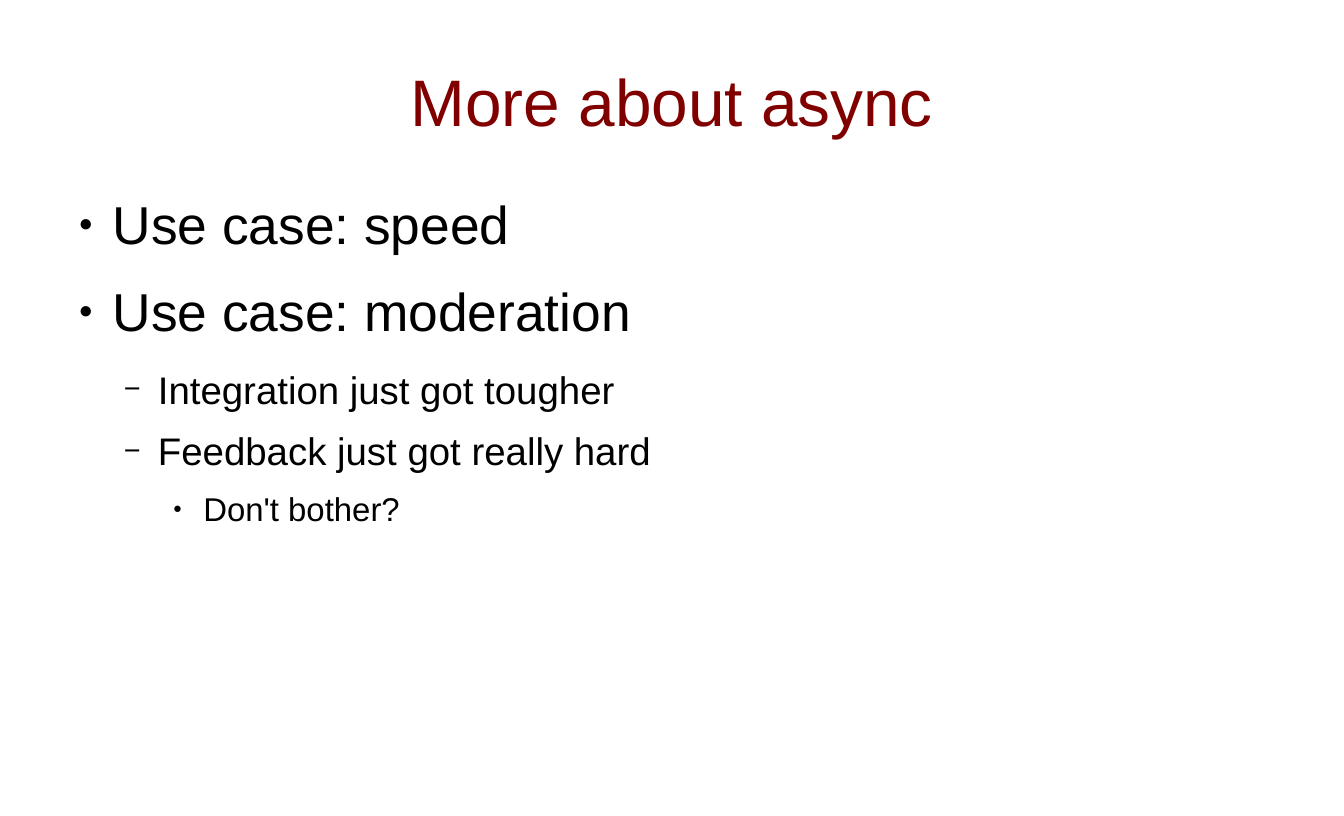
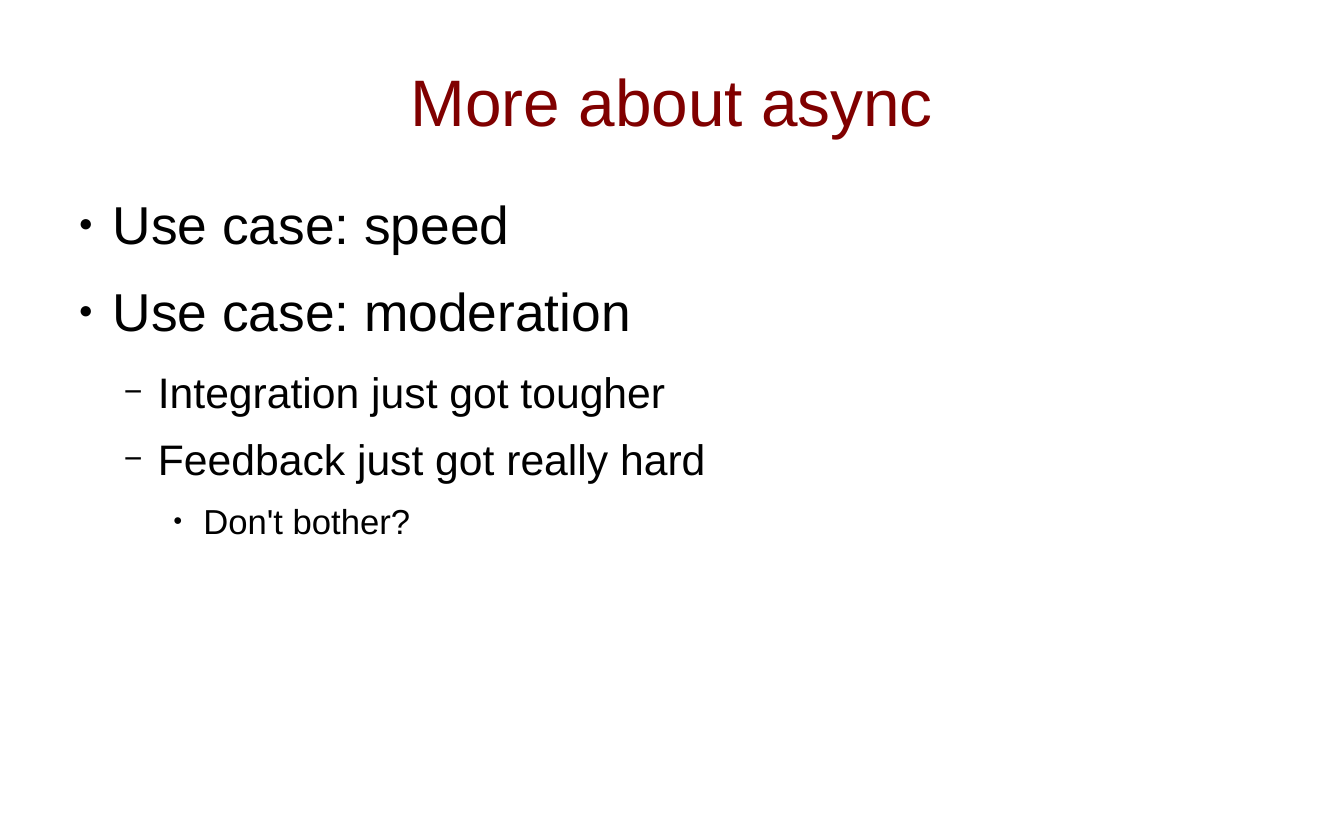
Before and after one commit to slinkp/pygotham_hamage_demo, a slide deck: slide 36 of pygotham2_hamage_slides.odp. Drawn at 1344x816 pixels with LibreOffice and Linux fonts; fonts in the diff are those of the drawing. Boxes give left, top, right and bottom in pixels: in the first picture for what was removed or moved away, otherwise in the second. Text is boxed around its words. In the diff, an @@ line names an element or a change of style, - is before the commit and + after.

```diff
--- a/pygotham2_hamage_slides.odp
+++ b/pygotham2_hamage_slides.odp
@@ text at <box>158,377,705,535</box>: size 28.8 to 32 pt in "Integration just got tougher", "Feedback just got really hard"; size 24.7 to 26 pt in "Don't bother?" @@
```
Also in this commit, not shown: 7 other slides changed, 1 other file.
